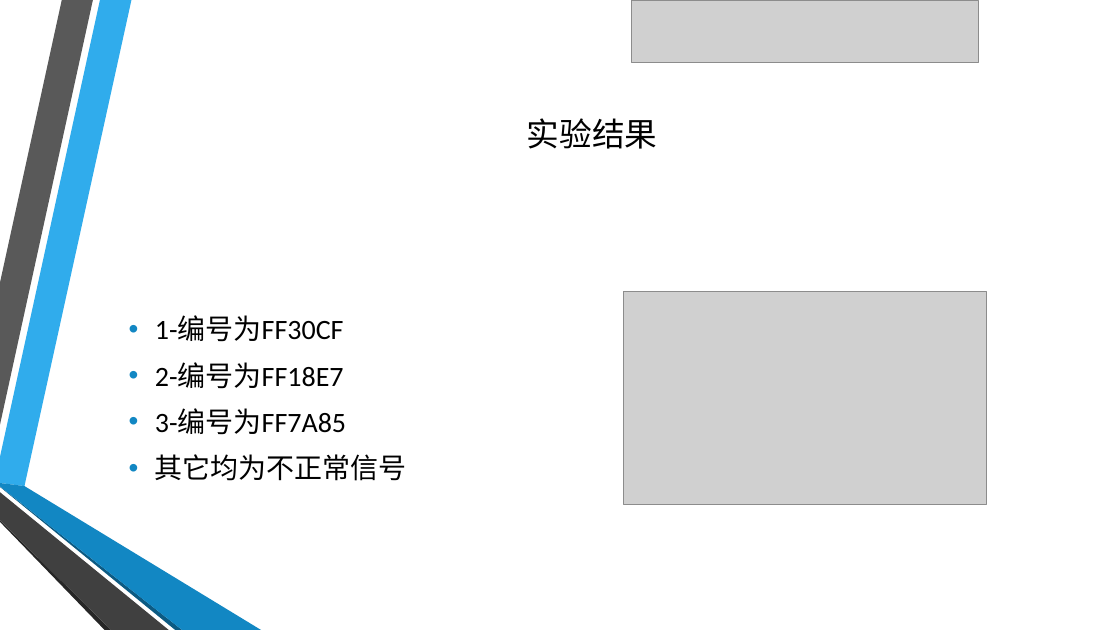
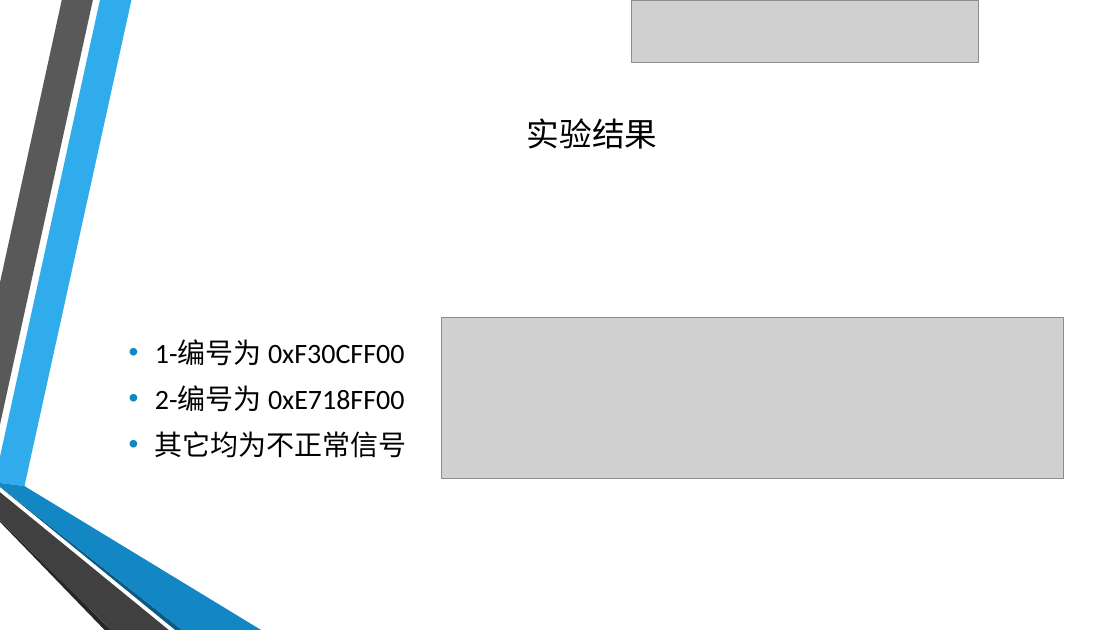
Before and after one commit to coco-hkk/arduino-courses, a slide deck: slide 8 of 课程/Lesson6/课件/Lesson6.pptx. Drawn at 1120x630 pixels with LibreOffice and Linux fonts; fonts in the diff are those of the drawing; grey boxes stand for pictures; background and template pictures are left out. Boxes give left, top, right and bottom in pixels: in the first picture for what was removed or moved away, otherwise in the second. Text is boxed around its words. In the diff, an @@ line names an element or a change of style, - is before the commit and + after.

```diff
--- a/课程/Lesson6/课件/Lesson6.pptx
+++ b/课程/Lesson6/课件/Lesson6.pptx
@@ picture removed at box(624, 292, 986, 505) @@
@@ picture added at box(442, 318, 1065, 478) @@
@@ text at box(155, 339, 405, 412): text changed @@
-• 1-编号为FF30CF
-• 2-编号为FF18E7
-• 3-编号为FF7A85
+• 1-编号为 0xF30CFF00
+• 2-编号为 0xE718FF00
```
Also in this commit, not shown: 1 other slide changed, 19 other files.
